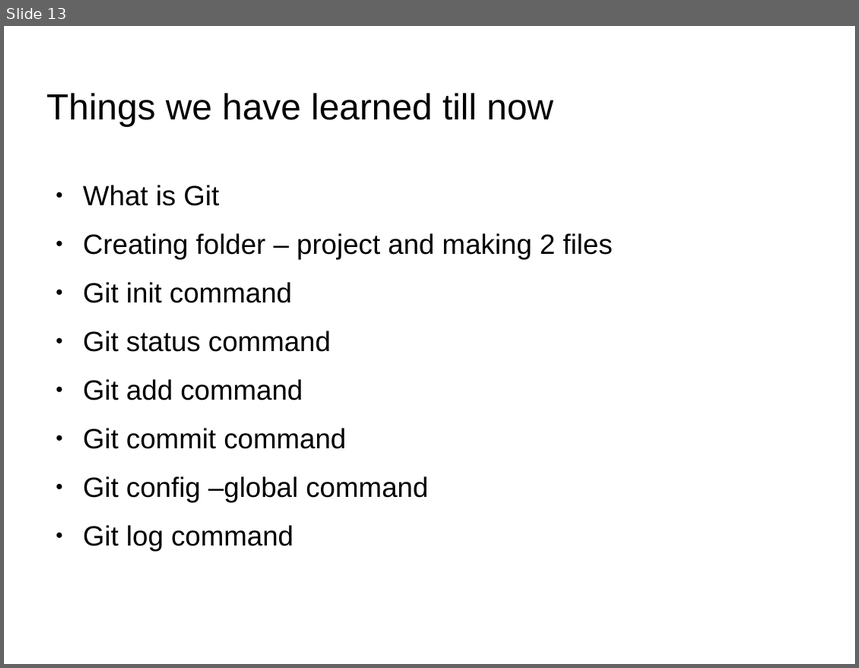
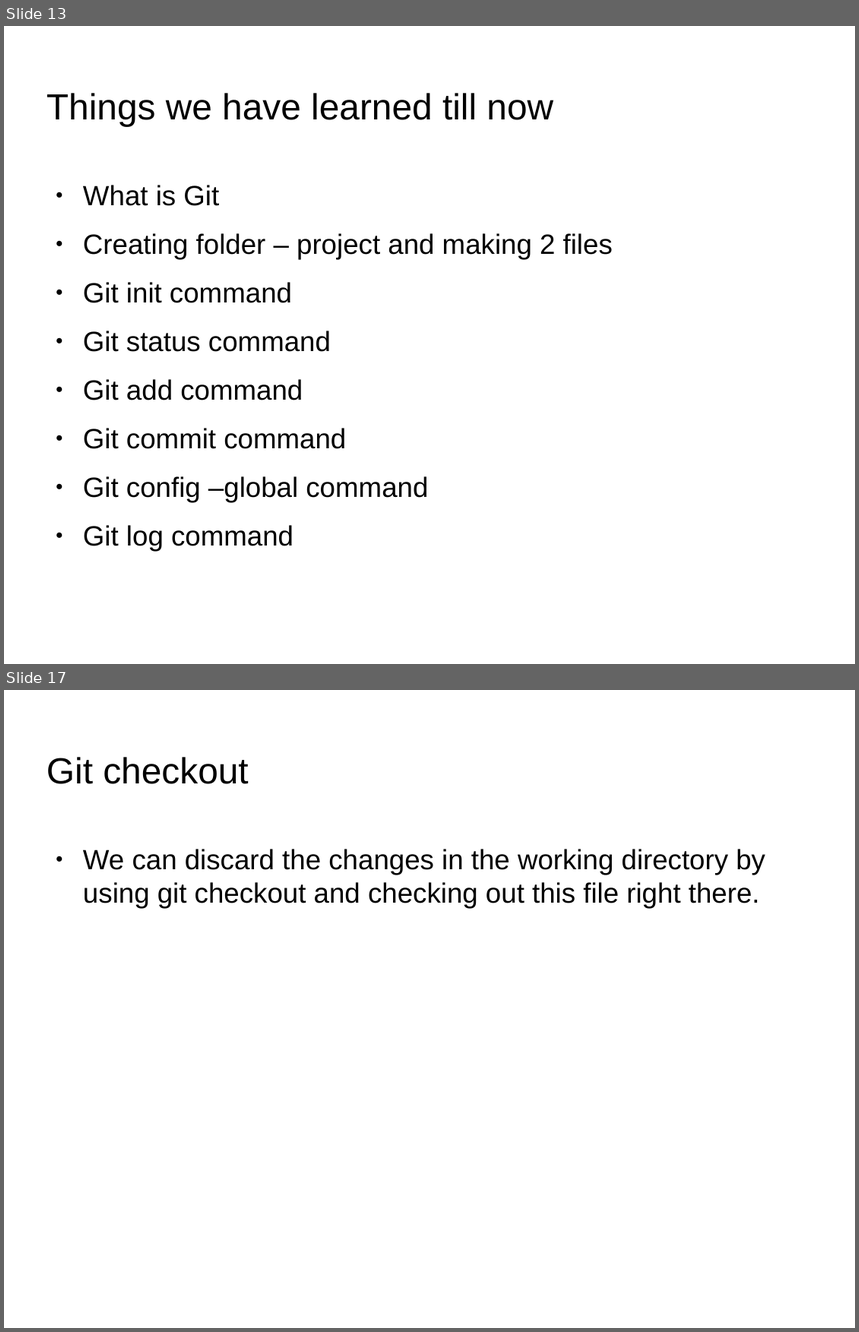
Before and after one commit to anumsh/Learning-Git-and-Github, a slide deck: git_and_GitHub.odp. Shown one above the other, each under a label of ours: slide 13 before the commit, slides 13 and 17 after it; the slides between them are not shown. The pictures are 859x668 and 859x1332 pixels, drawn with LibreOffice and Linux fonts; fonts in the diff are those of the drawing; background and template pictures are left out. Boxes give left, top, right and bottom in pixels: in the first picture for what was removed or moved away, otherwise in the second. Text is boxed around its words. In the diff, an @@ line names an element or a change of style, - is before the commit and + after.

Commit message:
feat: adding new command in slide - git checkout

```diff
--- a/git_and_GitHub.odp
+++ b/git_and_GitHub.odp
@@ slide 17 added at box(4, 690, 855, 1328), background picture (left out) @@
@@ title added at box(47, 757, 248, 784), 33.9 pt, text #000000 @@
+Git checkout
@@ text added at box(83, 849, 766, 908), 26 pt, text #000000 @@
+● We can discard the changes in the working directory by using git checkout and checking out this file right there.
```
Also in this commit, not shown: 3 other slides added.
